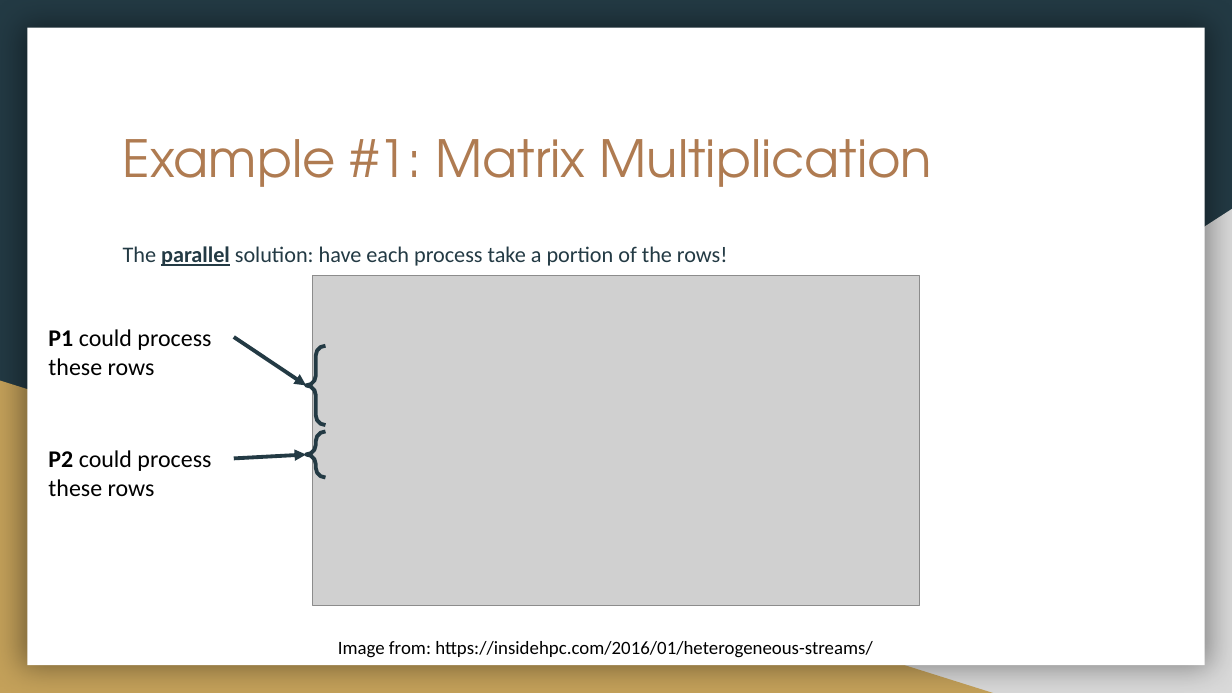
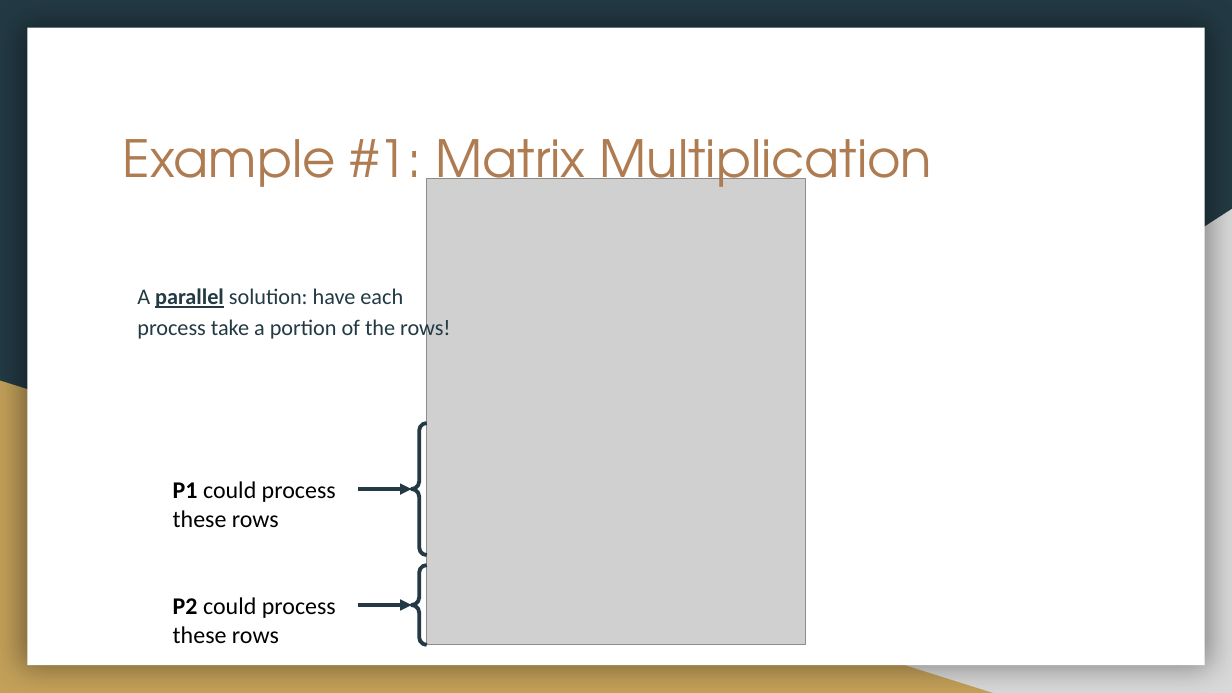
Before and after one commit to shodor-education/petascale-semester-curriculum, a slide deck: slide 10 of units/2/lessons/6/resources/petascale-lesson-2.6-slides.pptx. Drawn at 1232x693 pixels with LibreOffice and Linux fonts; fonts in the diff are those of the drawing; grey boxes stand for pictures. Boxes give left, top, right and bottom in pixels: in the first picture for what was removed or moved away, otherwise in the second. Text is boxed around its words. In the diff, an @@ line names an element or a change of style, - is before the commit and + after.

Commit message:
Replace images with CC versions

```diff
--- a/units/2/lessons/6/resources/petascale-lesson-2.6-slides.pptx
+++ b/units/2/lessons/6/resources/petascale-lesson-2.6-slides.pptx
@@ picture added at [426,179,804,646] @@
@@ text at [137,288,451,341]: text changed @@
-The parallel solution: have each process take a portion of the rows!
+A parallel solution: have each process take a portion of the rows!
@@ picture removed at [313,276,919,606] @@
@@ left brace: place and size @@
-left brace at [306,346,325,425]
+left brace at [411,423,426,554]
@@ text "P1 could process these rows": place and size @@
-text "P1 could process these rows" at [48,329,211,375]
+text "P1 could process these rows" at [173,481,336,527]
@@ arrow moved from (234, 338) - (306, 386) to (359, 489) - (411, 489) @@
@@ left brace: place and size @@
-left brace at [306,431,325,477]
+left brace at [411,565,426,646]
@@ text "P2 could process these rows": place and size @@
-text "P2 could process these rows" at [48,450,211,496]
+text "P2 could process these rows" at [173,597,336,643]
@@ arrow moved from (234, 458) - (306, 455) to (359, 605) - (411, 605) @@
@@ text removed at [338,641,873,658] @@
-Image from: https://insidehpc.com/2016/01/heterogeneous-streams/
```
Also in this commit, not shown: 7 other slides changed.
